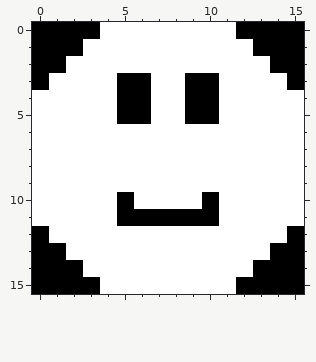
Pixel-art sprite -- assets/images/player.png. This is how it looked before the edit.
The file is 400x400 pixels, drawn in blocks of 25x25; one block is one cell here.
New version:
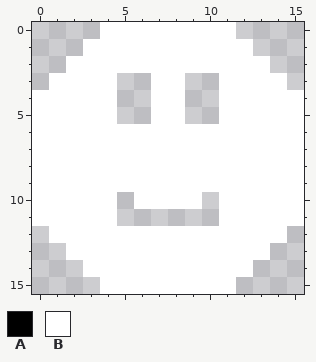
Palette (. is transparent): A #000000  B #ffffff
Commit: feat: Add basic player component
Difference:
Changed rows in their new state; - is an unchanged pixel.
first column x 0:
 0 ....--------....
 1 ...----------...
 2 ..------------..
 3 .----..--..----.
 4 -----..--..-----
 5 -----..--..-----
first column x 0:
10 -----.----.-----
11 -----......-----
12 .--------------.
13 ..------------..
14 ...----------...
15 ....--------....
